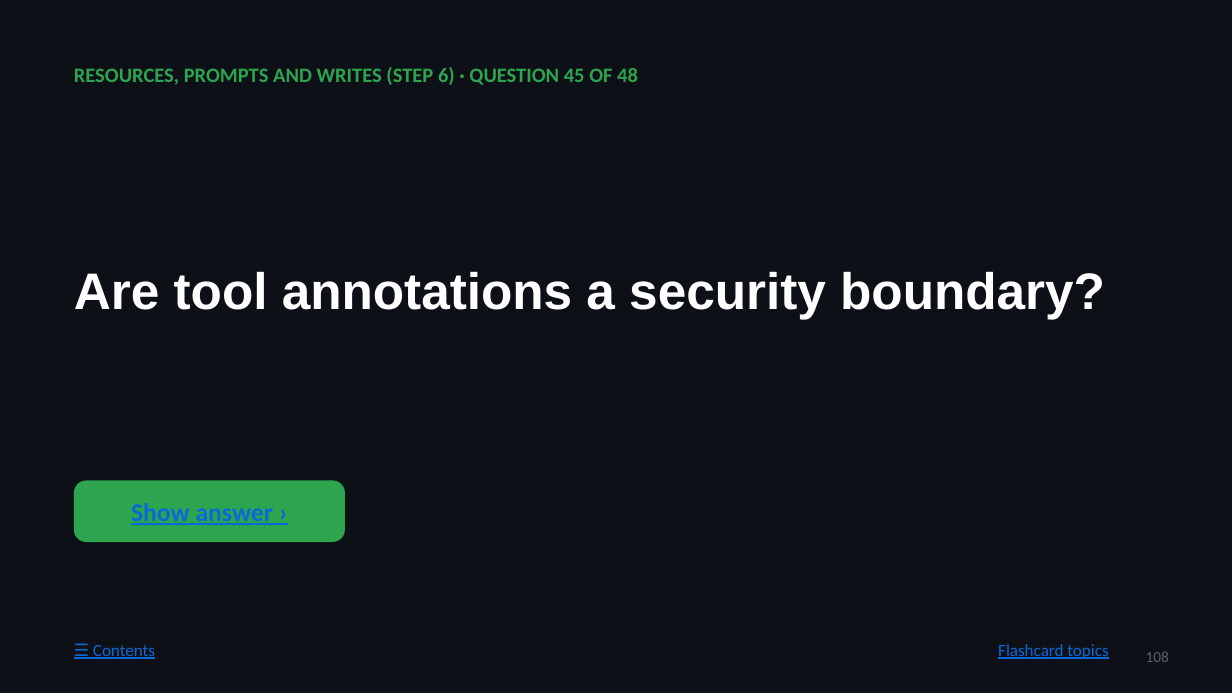
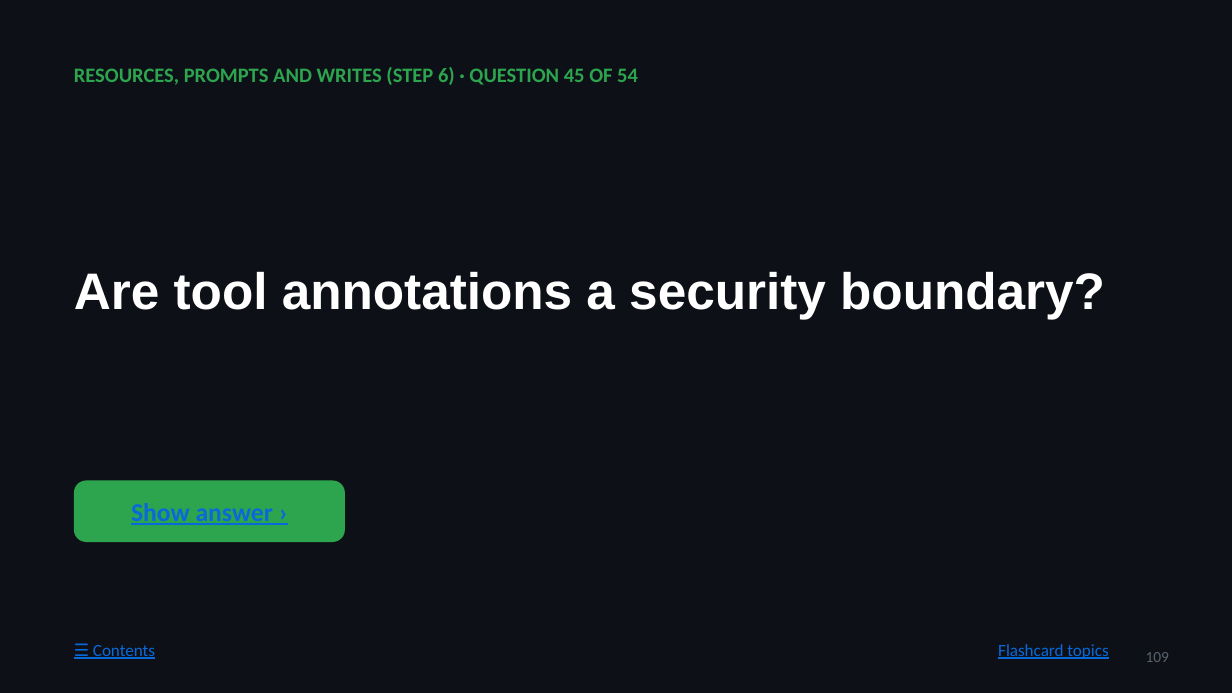
Before and after one commit to prasad976999/github-mcp-server, a slide deck: slide 109 of docs/STUDY-GUIDE.pptx (slide 108 before the commit). Drawn at 1232x693 pixels with LibreOffice and Linux fonts; fonts in the diff are those of the drawing. Boxes give left, top, right and bottom in pixels: in the first picture for what was removed or moved away, otherwise in the second. Text is boxed around its words. In the diff, an @@ line names an element or a change of style, - is before the commit and + after.

```diff
--- a/docs/STUDY-GUIDE.pptx
+++ b/docs/STUDY-GUIDE.pptx
@@ text at [74, 67, 638, 85]: text changed @@
-RESOURCES, PROMPTS AND WRITES (STEP 6) · QUESTION 45 OF 48
+RESOURCES, PROMPTS AND WRITES (STEP 6) · QUESTION 45 OF 54
@@ page number at [1146, 652, 1169, 662]: text changed @@
-108
+109
```
Also in this commit, not shown: 52 other slides changed, 13 slides added, 12 other files.
